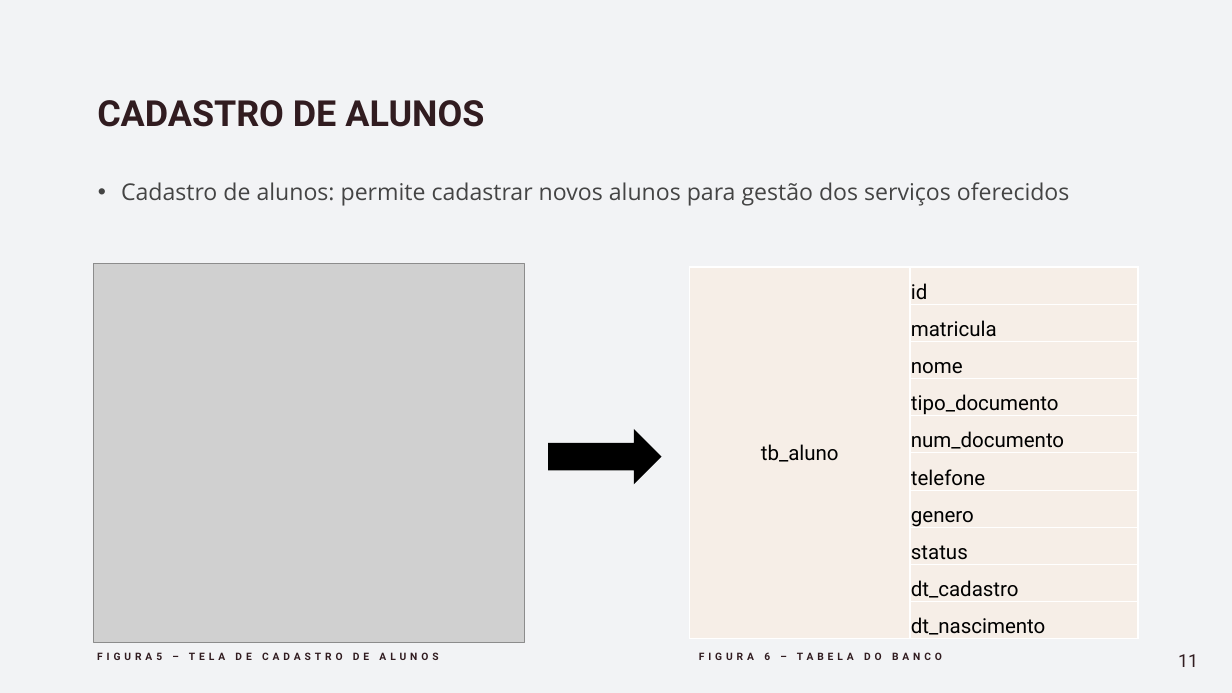
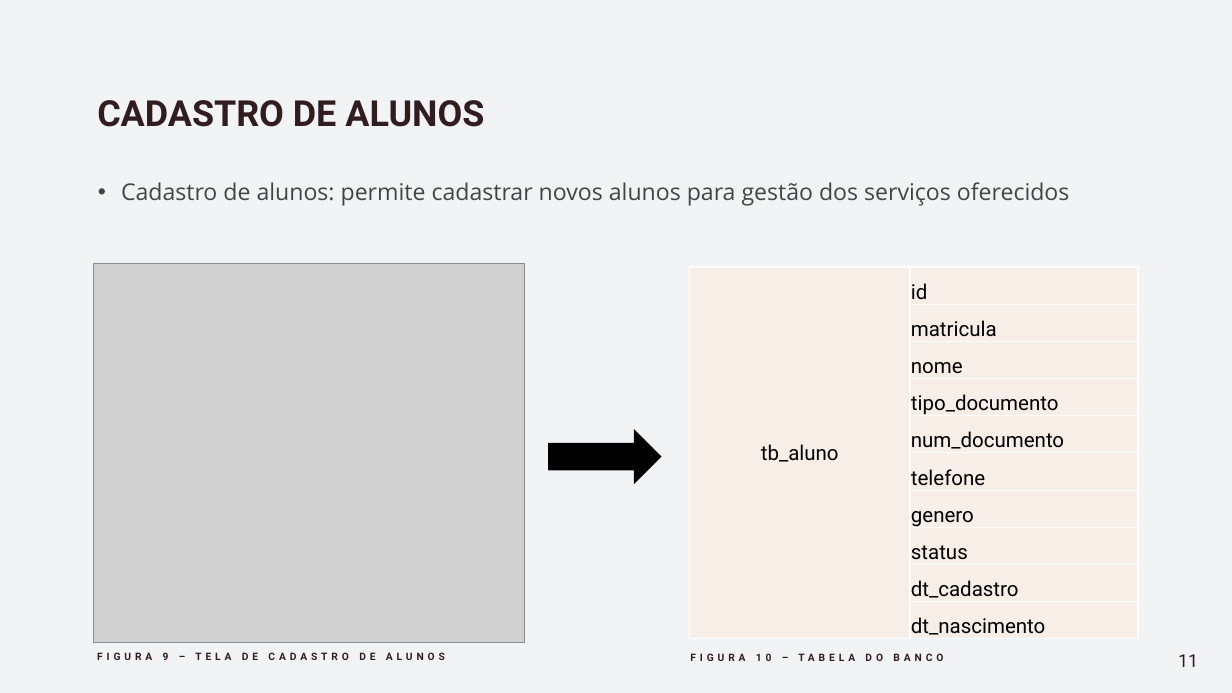
Before and after one commit to eder-ferreira/academia, a slide deck: slide 11 of Documentos/Apresentação -Gestão de Academia.pptx. Drawn at 1232x693 pixels with LibreOffice and Linux fonts; fonts in the diff are those of the drawing; grey boxes stand for pictures. Boxes give left, top, right and bottom in pixels: in the first picture for what was removed or moved away, otherwise in the second. Text is boxed around its words. In the diff, an @@ line names an element or a change of style, - is before the commit and + after.

```diff
--- a/Documentos/Apresentação -Gestão de Academia.pptx
+++ b/Documentos/Apresentação -Gestão de Academia.pptx
@@ text at (97,652,445,660): text changed @@
-FIGURA5 – TELA DE CADASTRO DE ALUNOS
+FIGURA 9 – TELA DE CADASTRO DE ALUNOS
@@ text at (690,653,943,661): text changed @@
-FIGURA 6 – TABELA DO BANCO
+FIGURA 10 – TABELA DO BANCO
```
Also in this commit, not shown: 17 other slides changed, 7 other files.
